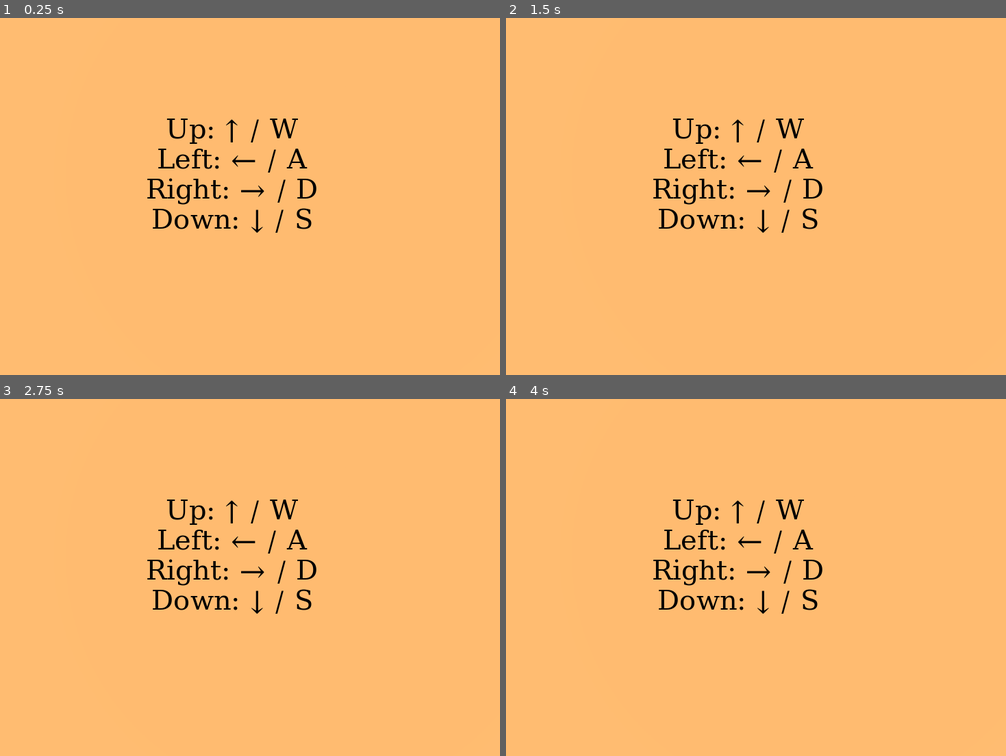
Above: before the commit, frames 1-4 (two rows, left to right).
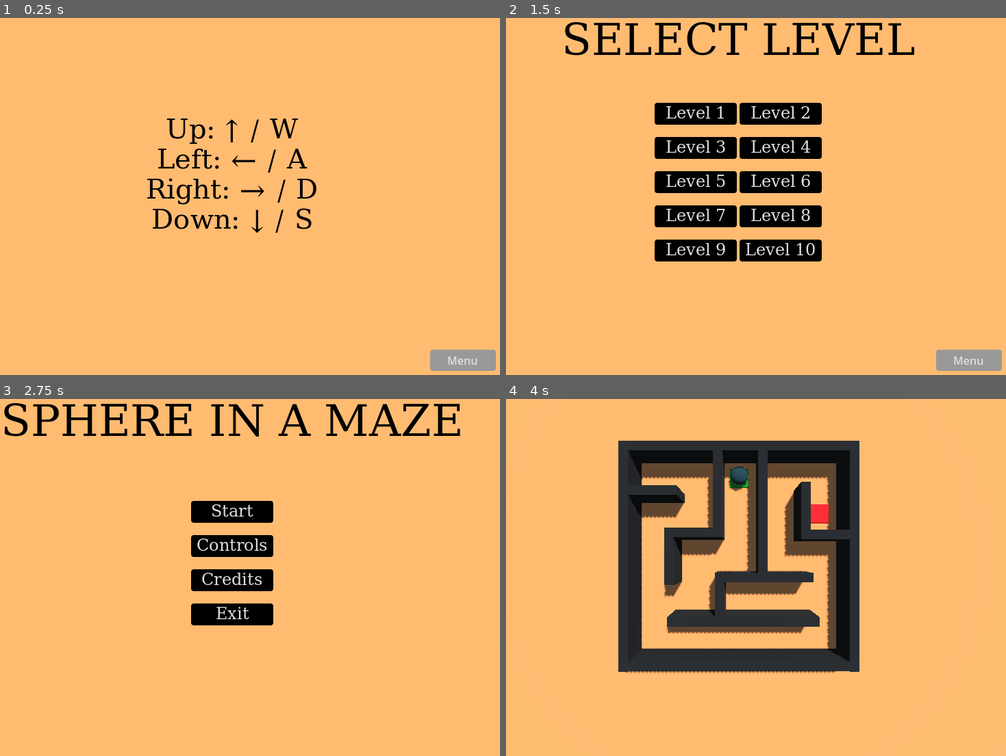
Above: after the commit, the same moments.

Repository: tautminas/sphere-in-a-maze
Game: Godot game, scene res://Menu/controls.tscn
The game is run twice, just before and just after one commit, with the same random seed, the same clock (stepped at 60 frames per second) and the same inputs. This scene is started directly instead of the project's main scene.
Inputs (mouse positions are in pixels of both pictures, inside the frame that each line leads up to):
- Up to frame 1 (0.25 s): no input
- Up to frame 2 (1.5 s): click (971, 360) at 0.5 s, where only the run after the commit has a clickable "Menu"; click (736, 132) at 1.25 s, where only the run after the commit has a clickable "Start"
- Up to frame 3 (2.75 s): click (465, 741) at 2 s, where only the run after the commit has a clickable "Menu"
- Up to frame 4 (4 s): click (736, 513) at 2.75 s, where only the run after the commit has a clickable "Start"; click (696, 495) at 3.5 s, where only the run after the commit has a clickable "Level 1"

The runs differ from the first frame. In frame 1, 0.8% of the frame differs, in the area x 86-100%, y 92-99%; in frame 2, 13%; in frame 3, 7.6%; in frame 4, 23%, in the area x 22-71%, y 11-77%.

Commit message:
Add menu button for UI scenes

Diff:
--- /dev/null
+++ b/Menu/controls.gd
@@ -0,0 +1,12 @@
+extends Control
+
+@onready var menu_button: Button = $MenuButton
+
+@export_file("*.tscn") var menu_path
+
+# Called when the node enters the scene tree for the first time.
+func _ready() -> void:
+	menu_button.button_down.connect(on_menu_pressed)
+
+func on_menu_pressed() -> void:
+	get_tree().change_scene_to_file(menu_path)
--- a/Menu/controls.tscn
+++ b/Menu/controls.tscn
@@ -1,9 +1,19 @@
-[gd_scene load_steps=3 format=3 uid="uid://dm50d1quf53qc"]
+[gd_scene load_steps=6 format=3 uid="uid://dm50d1quf53qc"]
 
+[ext_resource type="Script" path="res://Menu/controls.gd" id="1_trj6f"]
 [ext_resource type="Texture2D" uid="uid://yxbr0ghdt4ys" path="res://Menu/background.png" id="2_yrn6f"]
 
 [sub_resource type="SystemFont" id="SystemFont_gqbmd"]
 font_names = PackedStringArray("Monospace")
+
+[sub_resource type="StyleBoxFlat" id="StyleBoxFlat_h0p71"]
+corner_radius_top_left = 4
+corner_radius_top_right = 4
+corner_radius_bottom_right = 4
+corner_radius_bottom_left = 4
+
+[sub_resource type="Theme" id="Theme_j6of4"]
+Button/styles/normal = SubResource("StyleBoxFlat_h0p71")
 
 [node name="ControlsMenu" type="Control"]
 layout_mode = 3
@@ -12,6 +22,8 @@
 anchor_bottom = 1.0
 grow_horizontal = 2
 grow_vertical = 2
+script = ExtResource("1_trj6f")
+menu_path = "res://Menu/main_menu.tscn"
 
 [node name="TextureRect" type="TextureRect" parent="."]
 layout_mode = 1
@@ -49,3 +61,19 @@
 Down: ↓ / S"
 horizontal_alignment = 1
 vertical_alignment = 1
+
+[node name="MenuButton" type="Button" parent="."]
+layout_mode = 1
+anchors_preset = 3
+anchor_left = 1.0
+anchor_top = 1.0
+anchor_right = 1.0
+anchor_bottom = 1.0
+offset_left = -111.0
+offset_top = -46.0
+offset_right = -15.0
+offset_bottom = -15.0
+grow_horizontal = 0
+grow_vertical = 0
+theme = SubResource("Theme_j6of4")
+text = "Menu"
--- /dev/null
+++ b/Menu/credits.gd
@@ -0,0 +1,12 @@
+extends Control
+
+@onready var menu_button: Button = $MenuButton
+
+@export_file("*.tscn") var menu_path
+
+# Called when the node enters the scene tree for the first time.
+func _ready() -> void:
+	menu_button.button_down.connect(on_menu_pressed)
+
+func on_menu_pressed() -> void:
+	get_tree().change_scene_to_file(menu_path)
--- a/Menu/credits.tscn
+++ b/Menu/credits.tscn
@@ -1,9 +1,19 @@
-[gd_scene load_steps=3 format=3 uid="uid://bhxtp4devlppi"]
+[gd_scene load_steps=6 format=3 uid="uid://bhxtp4devlppi"]
 
+[ext_resource type="Script" path="res://Menu/credits.gd" id="1_31et1"]
 [ext_resource type="Texture2D" uid="uid://yxbr0ghdt4ys" path="res://Menu/background.png" id="1_u8mws"]
 
 [sub_resource type="SystemFont" id="SystemFont_ihcnf"]
 font_names = PackedStringArray("Monospace")
+
+[sub_resource type="StyleBoxFlat" id="StyleBoxFlat_g3cij"]
+corner_radius_top_left = 4
+corner_radius_top_right = 4
+corner_radius_bottom_right = 4
+corner_radius_bottom_left = 4
+
+[sub_resource type="Theme" id="Theme_715lm"]
+Button/styles/normal = SubResource("StyleBoxFlat_g3cij")
 
 [node name="CreditsMenu" type="Control"]
 layout_mode = 3
@@ -12,6 +22,8 @@
 anchor_bottom = 1.0
 grow_horizontal = 2
 grow_vertical = 2
+script = ExtResource("1_31et1")
+menu_path = "res://Menu/main_menu.tscn"
 
 [node name="TextureRect" type="TextureRect" parent="."]
 layout_mode = 1
@@ -72,3 +84,19 @@
 text = "Game created by Tautminas Cibulskis"
 horizontal_alignment = 1
 vertical_alignment = 1
+
+[node name="MenuButton" type="Button" parent="."]
+layout_mode = 1
+anchors_preset = 3
+anchor_left = 1.0
+anchor_top = 1.0
+anchor_right = 1.0
+anchor_bottom = 1.0
+offset_left = -111.0
+offset_top = -46.0
+offset_right = -15.0
+offset_bottom = -15.0
+grow_horizontal = 0
+grow_vertical = 0
+theme = SubResource("Theme_715lm")
+text = "Menu"
--- a/Menu/level_selection.gd
+++ b/Menu/level_selection.gd
@@ -11,7 +11,6 @@
 @onready var level_9: Button = $MarginContainer/HBoxContainer/VBoxContainer/Level9
 @onready var level_10: Button = $MarginContainer/HBoxContainer/VBoxContainer2/Level10
 @onready var menu_button: Button = $MenuButton
-
 
 @export_file("*.tscn") var level_1_path
 @export_file("*.tscn") var level_2_path
Not shown: 1 places in Menu/level_selection.tscn that only renumber resources
